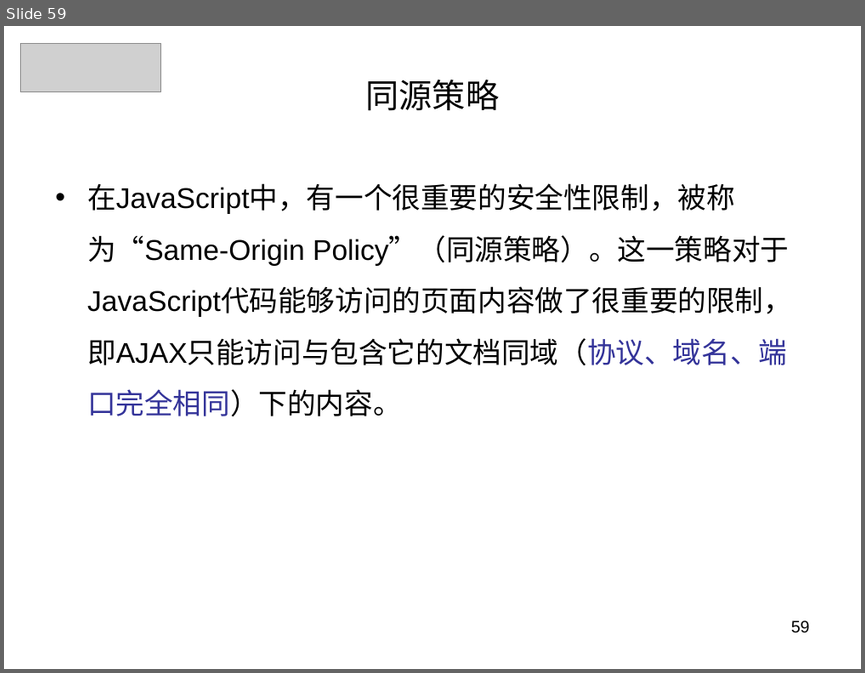
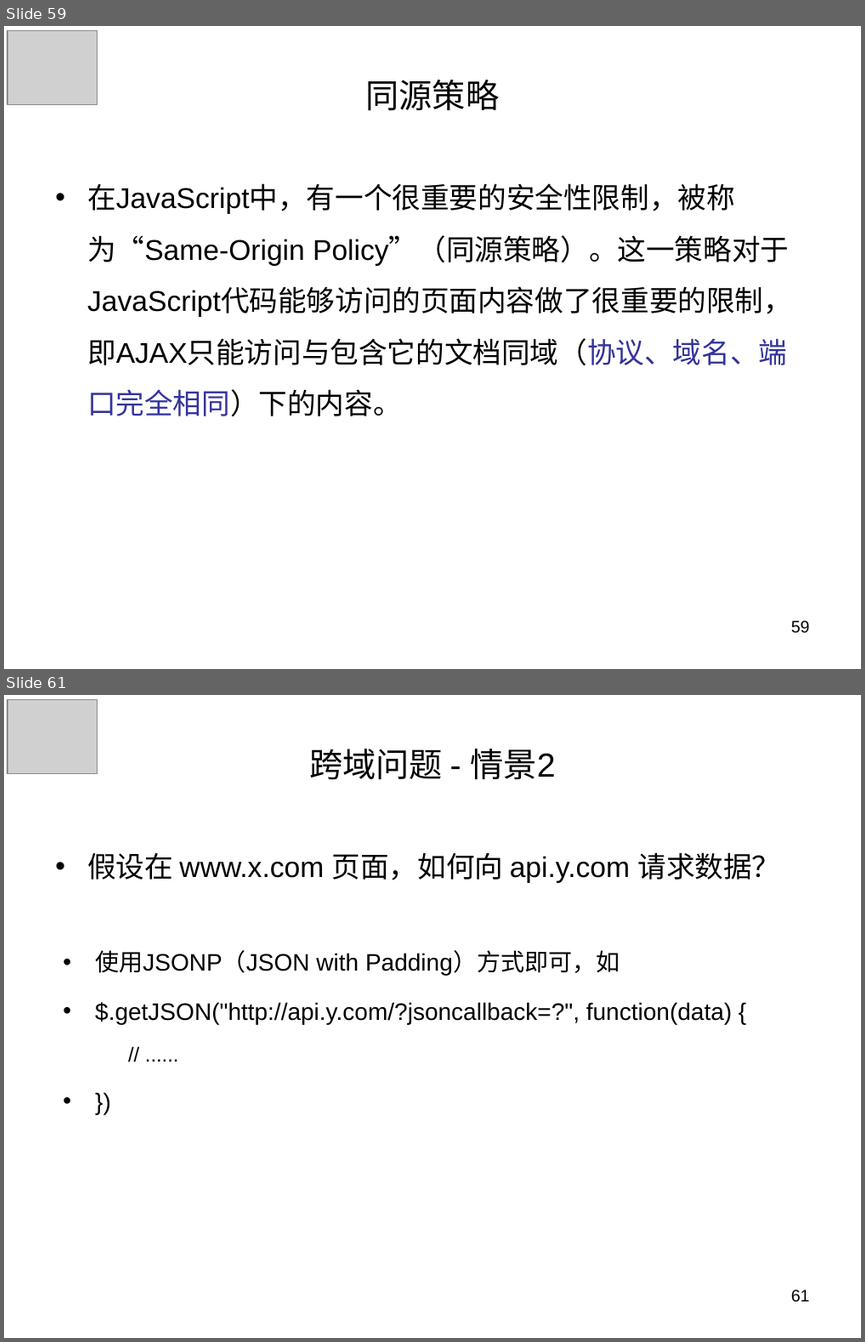
Before and after one commit to panxuepeng/javascript, a slide deck: ppt/1-1（第一天课程）.ppt. Shown one above the other, each under a label of ours: slide 59 before the commit, slides 59 and 61 after it; the slides between them are not shown. The pictures are 865x673 and 865x1342 pixels, drawn with LibreOffice and Linux fonts; fonts in the diff are those of the drawing; grey boxes stand for pictures. Boxes give left, top, right and bottom in pixels: in the first picture for what was removed or moved away, otherwise in the second. Text is boxed around its words. In the diff, an @@ line names an element or a change of style, - is before the commit and + after.

```diff
--- a/ppt/1-1（第一天课程）.ppt
+++ b/ppt/1-1（第一天课程）.ppt
@@ slide 61 added at [4,695,861,1338], background #FFFFFF @@
@@ picture added at [7,699,98,774] @@
@@ title added at [309,749,556,780], 28 pt, text #000000 @@
+跨域问题 - 情景2
@@ text added at [87,852,780,883], 24 pt, text #000000 @@
+• 假设在 www.x.com 页面，如何向 api.y.com 请求数据？
@@ text added at [95,950,732,1024], 20 pt, text #000000 @@
+• 使用JSONP（JSON with Padding）方式即可，如
+• $.getJSON("http://api.y.com/?jsoncallback=?", function(data) {
+  // ......
+• })
@@ page number added at [791,1289,810,1302], 14 pt, text #000000 @@
+61
@@ slide 59 changed as well @@
@@ picture: place and size @@
-picture at [21,44,161,92]
+picture at [7,30,98,105]
```
Also in this commit, not shown: 58 other slides changed, 12 other slides added, 2 slides removed, 1 other file.
